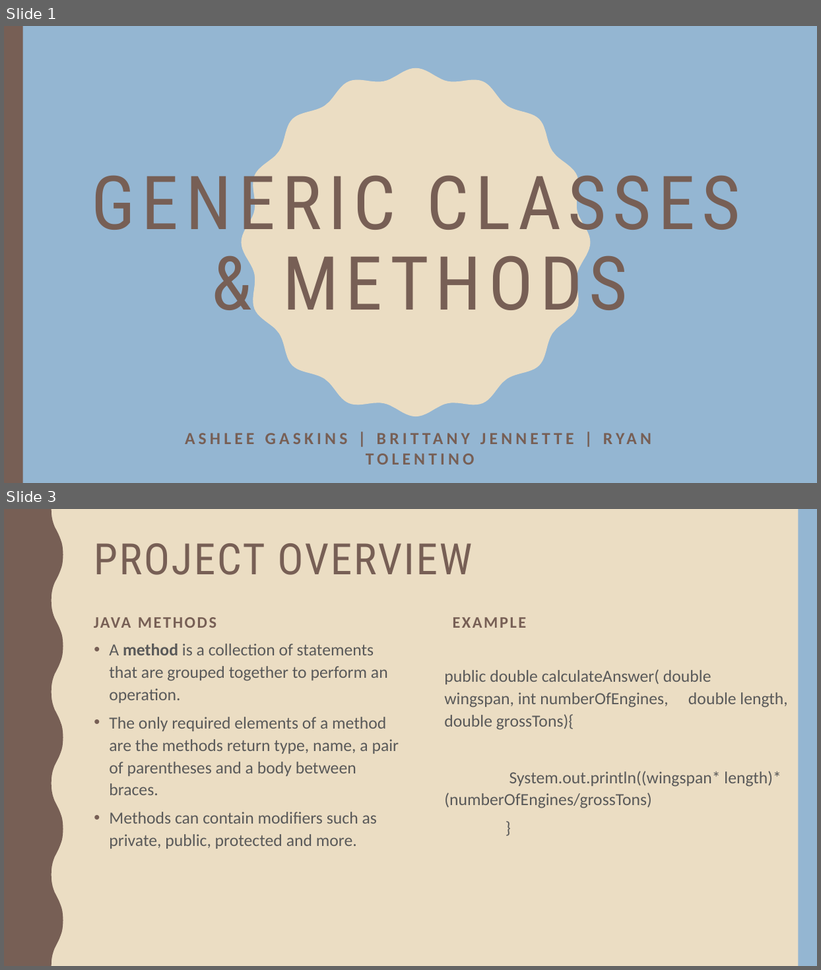
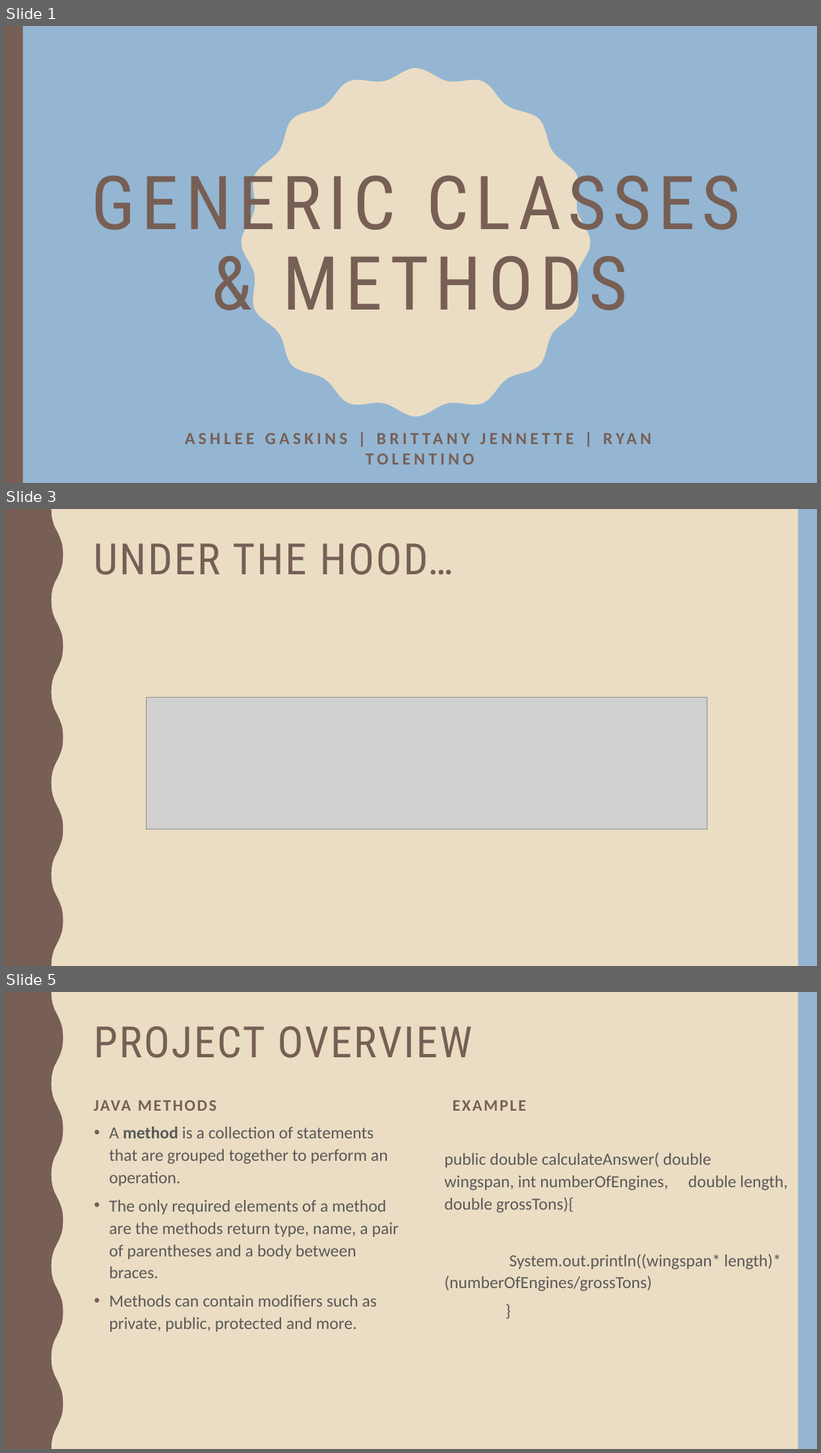
Before and after one commit to TolentinoDev/java_classes_and_methods, a slide deck: Presentation.pptx. Shown one above the other, each under a label of ours: slides 1 and 3 before the commit, slides 1, 3 and 5 after it; the slides between them are not shown. The pictures are 821x970 and 821x1453 pixels, drawn with LibreOffice and Linux fonts; fonts in the diff are those of the drawing; grey boxes stand for pictures. Boxes give left, top, right and bottom in pixels: in the first picture for what was removed or moved away, otherwise in the second. Text is boxed around its words. In the diff, an @@ line names an element or a change of style, - is before the commit and + after.

```diff
--- a/Presentation.pptx
+++ b/Presentation.pptx
@@ slide 3 added at bbox=[4, 509, 817, 966], background #EBDDC3; not listed: 2 template elements that a slide beside it also shows @@
@@ title added at bbox=[94, 543, 453, 575], 51 pt, text #775F55 @@
+UNDER THE HOOD…
@@ picture added at bbox=[146, 698, 708, 829] @@
@@ what was slide 3 is now slide 5 @@
```
Also in this commit, not shown: 2 slides changed, 1 other slide added.
